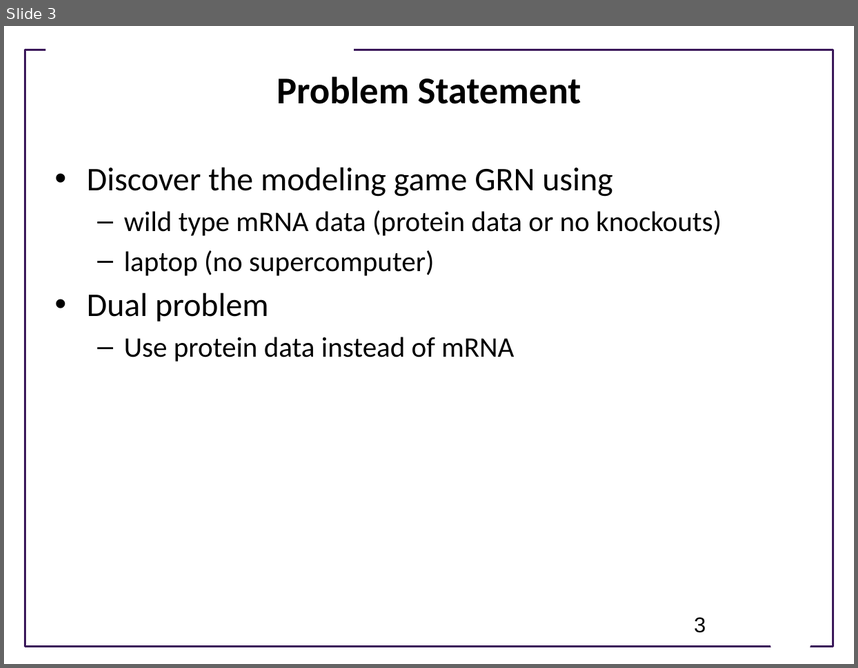
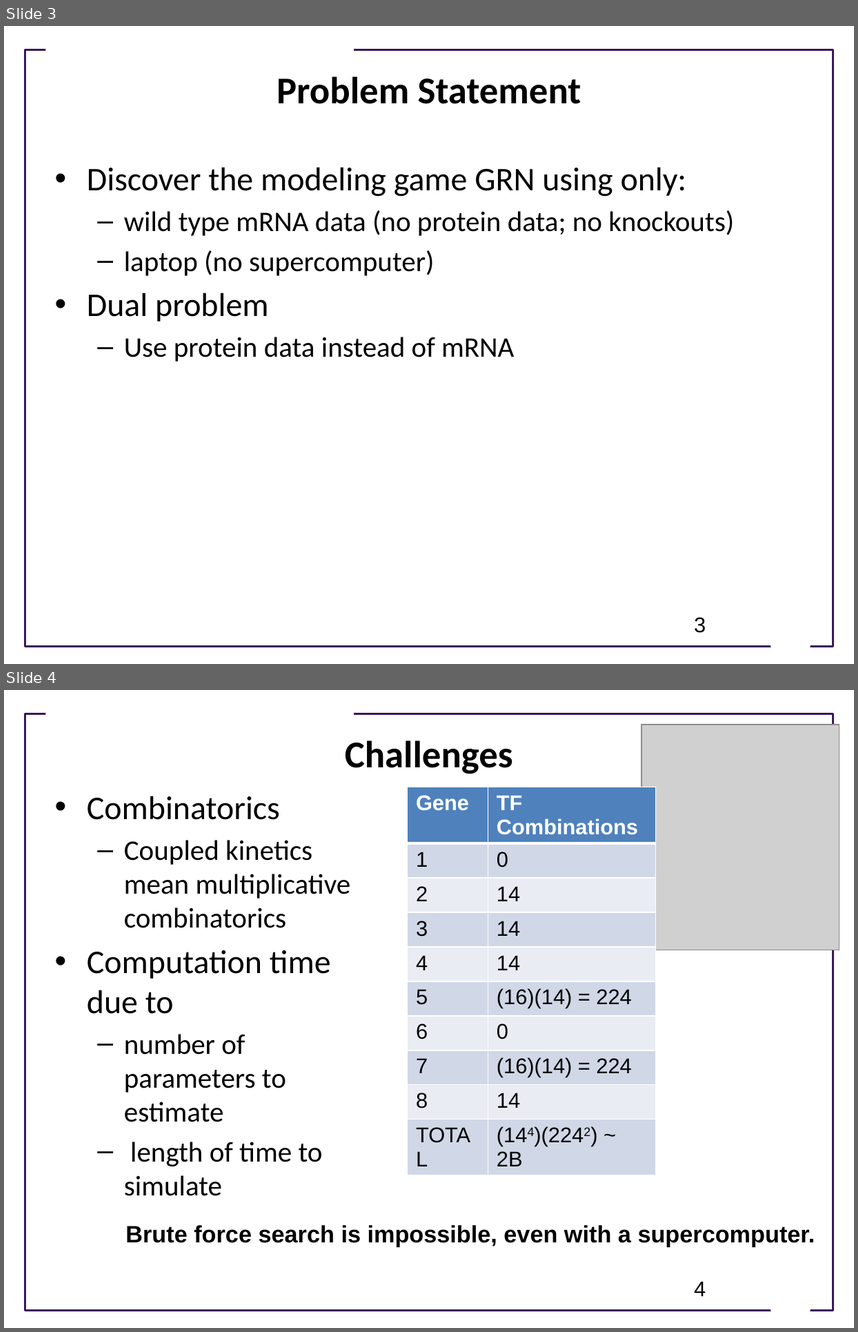
Before and after one commit to ModelEngineering/advancing-biomedical-models, a slide deck: ModelingGame/Summary of Approach to Modeling Game.pptx. Shown one above the other, each under a label of ours: slide 3 before the commit, slides 3 and 4 after it. The pictures are 858x668 and 858x1332 pixels, drawn with LibreOffice and Linux fonts; fonts in the diff are those of the drawing; grey boxes stand for pictures; background and template pictures are left out. Boxes give left, top, right and bottom in pixels: in the first picture for what was removed or moved away, otherwise in the second. Text is boxed around its words. In the diff, an @@ line names an element or a change of style, - is before the commit and + after.

```diff
--- a/ModelingGame/Summary of Approach to Modeling Game.pptx
+++ b/ModelingGame/Summary of Approach to Modeling Game.pptx
@@ slide 4 added at bbox=[4, 690, 854, 1328], background #FFFFFF; not listed: 3 template elements that a slide beside it also shows @@
@@ picture added at bbox=[642, 725, 840, 950] @@
@@ title added at bbox=[345, 740, 513, 774], 32 pt, text #000000, bold @@
+Challenges
@@ table added at bbox=[408, 787, 656, 1169], 10 rows, 2 columns @@
+Gene | TF Combinations
+1 | 0
+2 | 14
+3 | 14
+4 | 14
+5 | (16)(14) = 224
+6 | 0
+7 | (16)(14) = 224
+8 | 14
+TOTAL | (144)(2242) ~ 2B
@@ text added at bbox=[87, 796, 351, 1166], 24 pt, text #000000 @@
+• Combinatorics
+  – Coupled kinetics mean multiplicative combinatorics
+• Computation time due to
+  – number of parameters to estimate
+  – length of time to simulate
@@ text added at bbox=[125, 1225, 815, 1246], 20 pt, text #000000, bold @@
+Brute force search is impossible, even with a supercomputer.
@@ page number added at bbox=[694, 1281, 706, 1296], 18 pt, text #000000 @@
+4
@@ slide 3 changed as well @@
@@ text at bbox=[87, 167, 734, 236]: text changed @@
-• Discover the modeling game GRN using
-  – wild type mRNA data (protein data or no knockouts)
+• Discover the modeling game GRN using only:
+  – wild type mRNA data (no protein data; no knockouts)
```
Also in this commit, not shown: 4 other slides changed, 5 other slides added, 3 slides removed.
